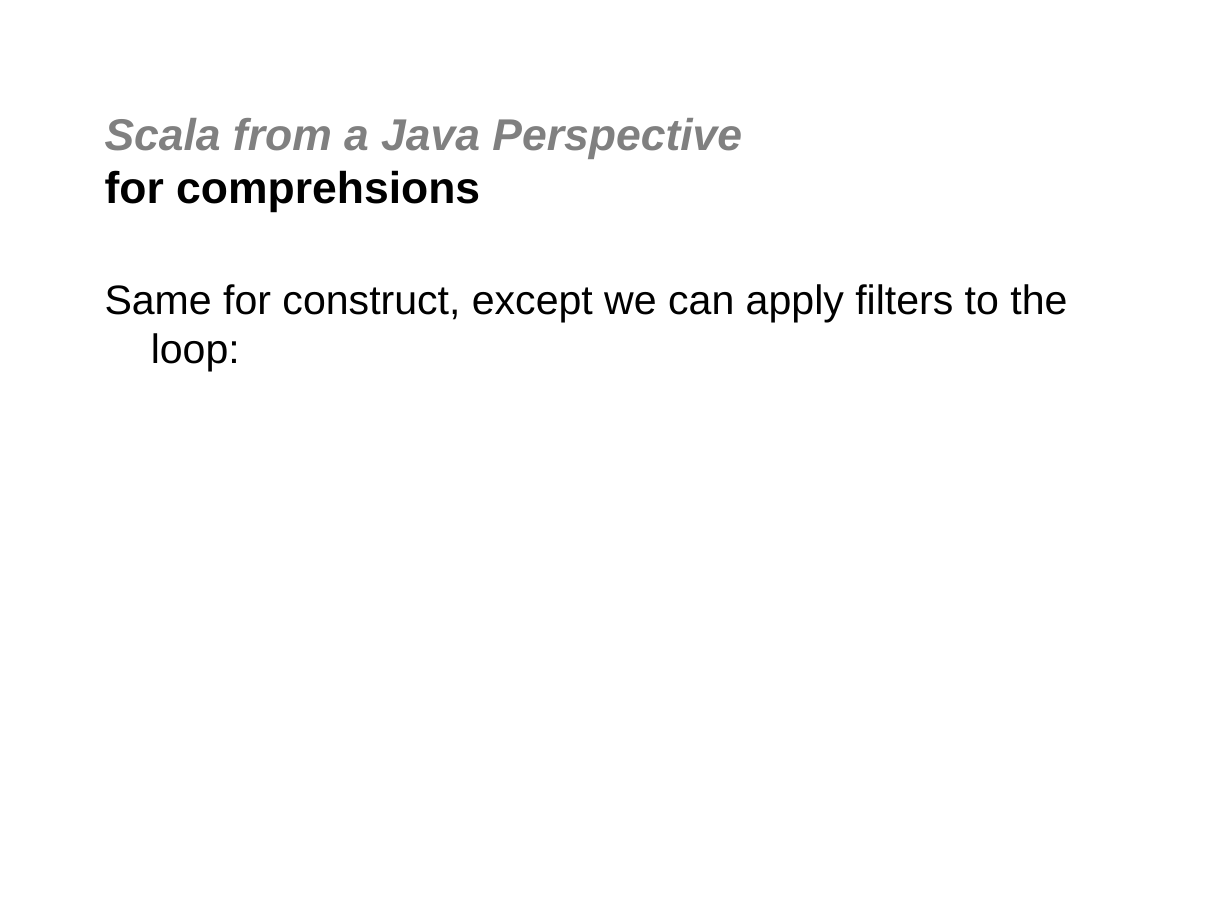
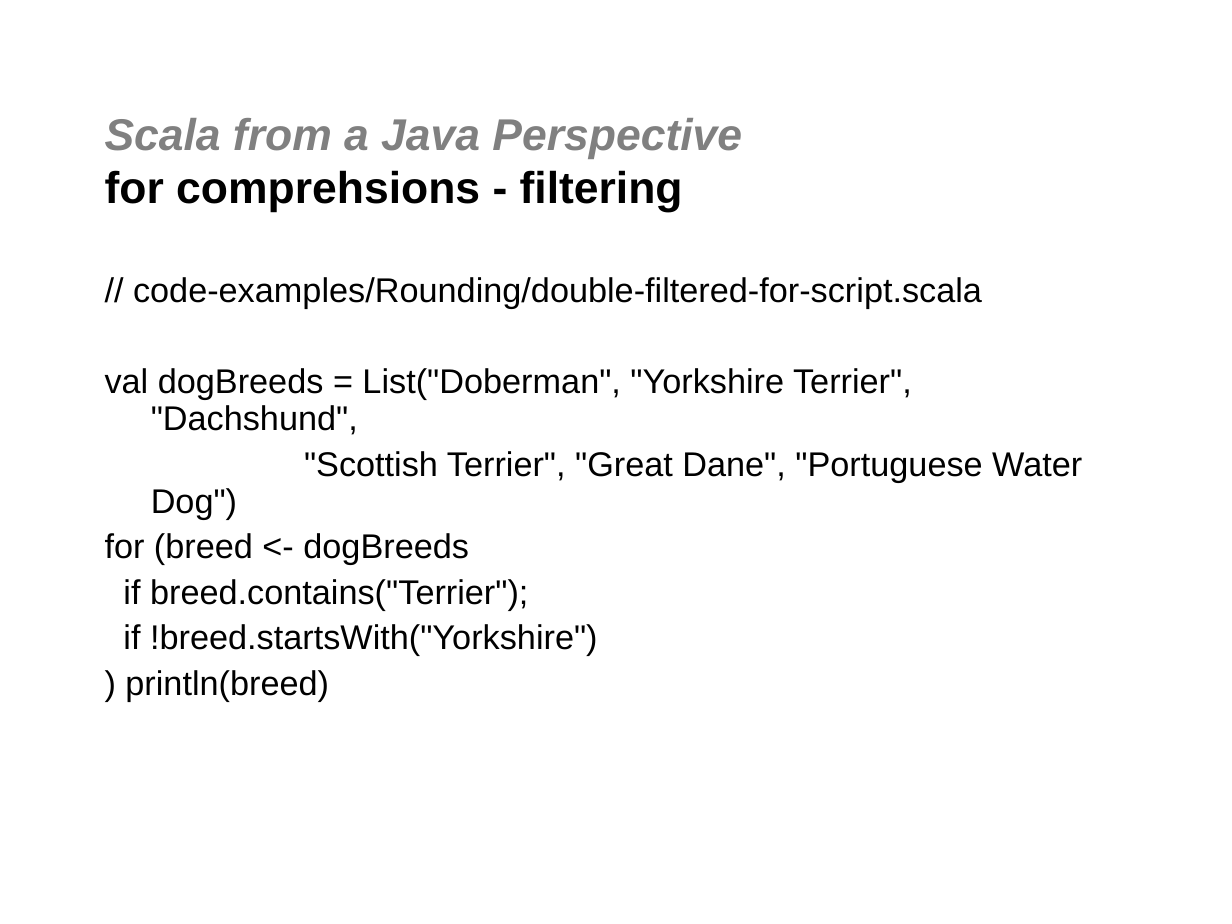
Before and after one commit to jgoodsen/agile2010, a slide deck: slide 28 of 03-scala.ppt. Drawn at 1232x924 pixels with LibreOffice and Linux fonts; fonts in the diff are those of the drawing; background and template pictures are left out. Boxes give left, top, right and bottom in pixels: in the first picture for what was removed or moved away, otherwise in the second. Text is boxed around its words. In the diff, an @@ line names an element or a change of style, - is before the commit and + after.

```diff
--- a/03-scala.ppt
+++ b/03-scala.ppt
@@ title at (x1=105, y1=118, x2=742, y2=212): text changed @@
-Scala from a Java Perspective
-for comprehsions
+Scala from a Java Perspective
+for comprehsions - filtering
@@ text at (x1=105, y1=277, x2=1082, y2=701): text changed; size 24 to 20 pt @@
-Same for construct, except we can apply filters to the loop:
+// code-examples/Rounding/double-filtered-for-script.scala
+val dogBreeds = List("Doberman", "Yorkshire Terrier", "Dachshund",
+"Scottish Terrier", "Great Dane", "Portuguese Water Dog")
+for (breed <- dogBreeds
+if breed.contains("Terrier");
+if !breed.startsWith("Yorkshire")
+) println(breed)
```
Also in this commit, not shown: 4 other slides changed, 3 slides added, 1 slide removed, 2 other files.
